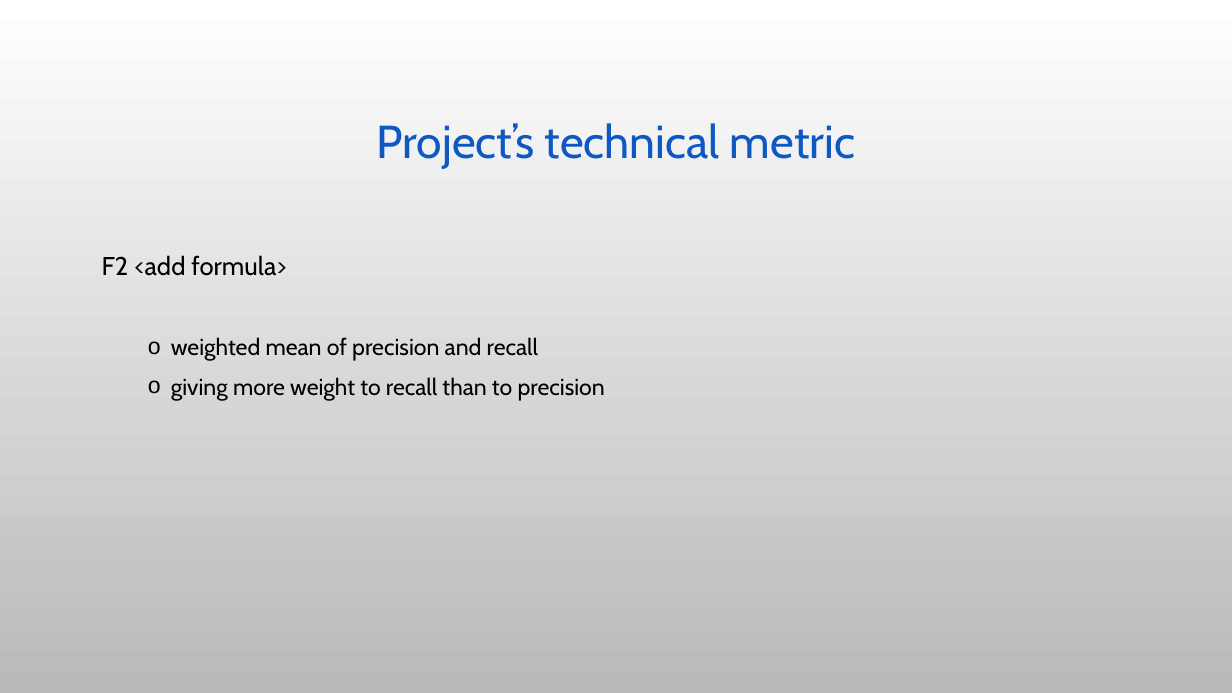
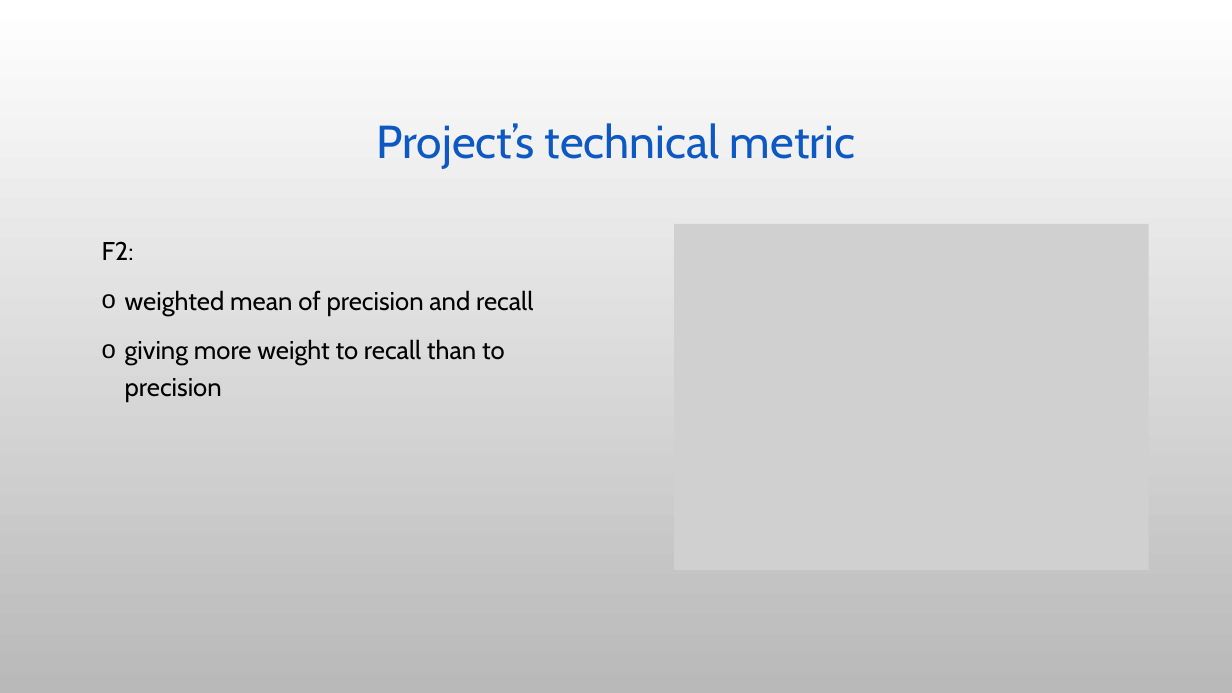
Before and after one commit to stavco9/mlops-final-project, a slide deck: slide 6 of docs/MLOps Final Project.pptx. Drawn at 1232x693 pixels with LibreOffice and Linux fonts; fonts in the diff are those of the drawing; grey boxes stand for pictures; background and template pictures are left out. Boxes give left, top, right and bottom in pixels: in the first picture for what was removed or moved away, otherwise in the second. Text is boxed around its words. In the diff, an @@ line names an element or a change of style, - is before the commit and + after.

Commit message:
For Nitay's final updates of the text and review.

```diff
--- a/docs/MLOps Final Project.pptx
+++ b/docs/MLOps Final Project.pptx
@@ text "F2:": place and size @@
-text "F2:" at (102,255,605,401)
+text "F2:" at (102,241,533,402)
@@ picture added at (675,224,1150,569) @@
@@ text at (102,241,134,260): text changed @@
-F2 <add formula>
+F2:
@@ text at (125,290,533,402): size 18 to 20 pt; list level 2 to 1 in "weighted mean of precision and ..."; list level 2 to 1 in "giving more weight to recall ..." @@
```
Also in this commit, not shown: 5 other slides changed, 5 slides added, 2 slides removed.
